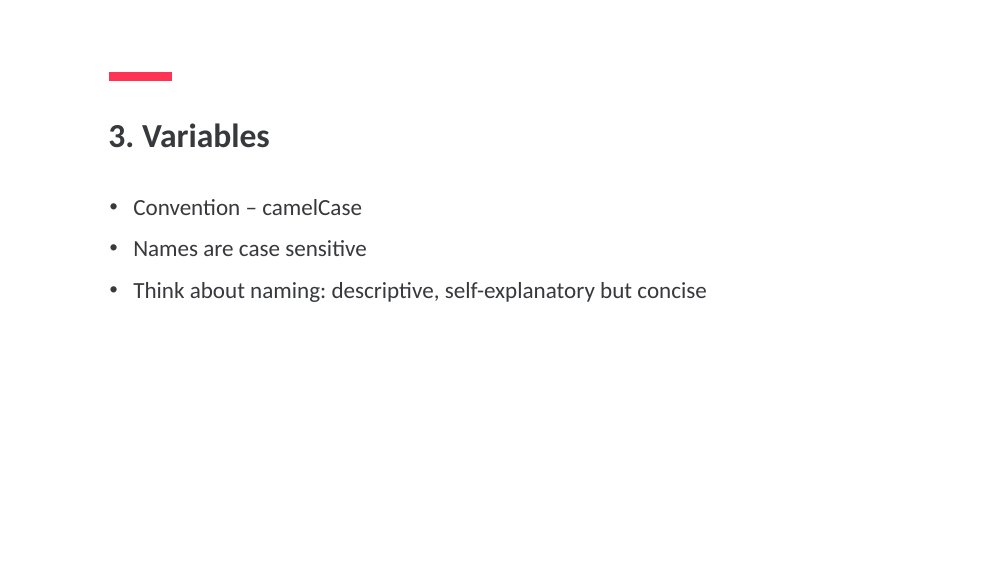
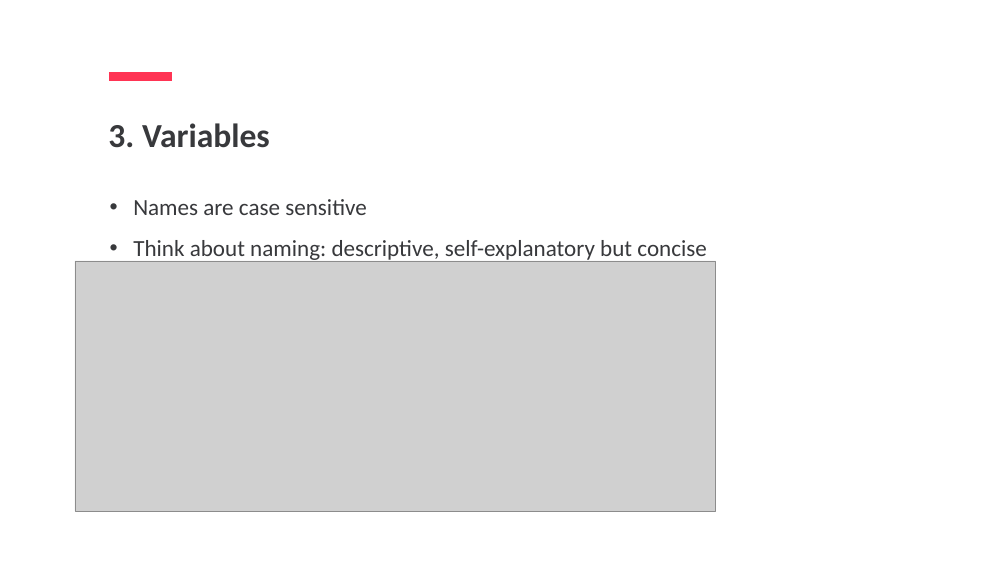
Before and after one commit to jpotapova/js-lecture-1, a slide deck: slide 11 of JS1-Jelizaveta-Potapova.pptx (slide 10 before the commit). Drawn at 1008x567 pixels with LibreOffice and Linux fonts; fonts in the diff are those of the drawing; grey boxes stand for pictures. Boxes give left, top, right and bottom in pixels: in the first picture for what was removed or moved away, otherwise in the second. Text is boxed around its words. In the diff, an @@ line names an element or a change of style, - is before the commit and + after.

```diff
--- a/JS1-Jelizaveta-Potapova.pptx
+++ b/JS1-Jelizaveta-Potapova.pptx
@@ text at (133,199,362,215): paragraph removed @@
-• Convention – camelCase
@@ picture added at (75,261,715,511) @@
```
Also in this commit, not shown: 27 other slides changed, 7 slides added, 3 other files.
